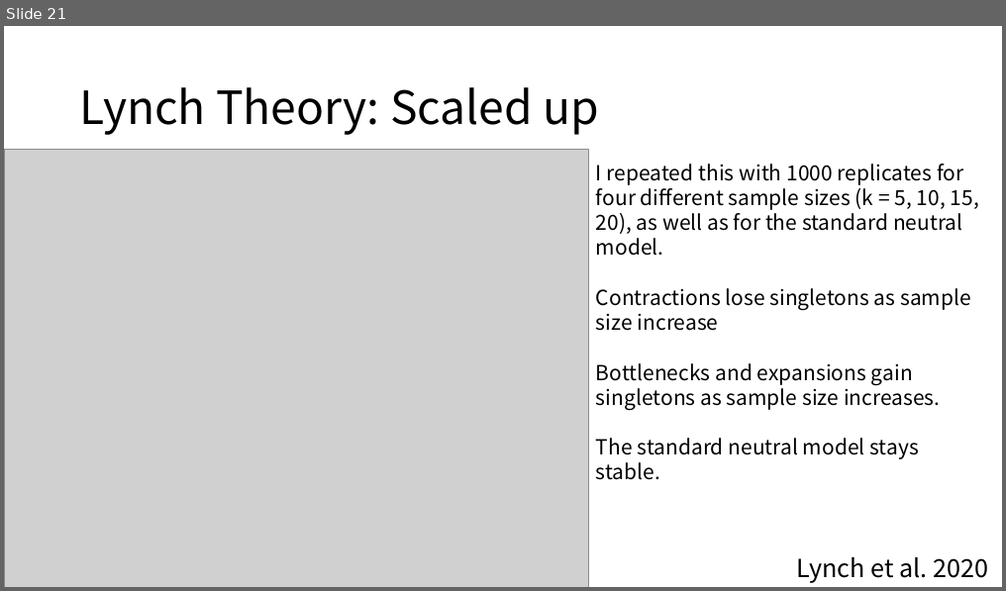
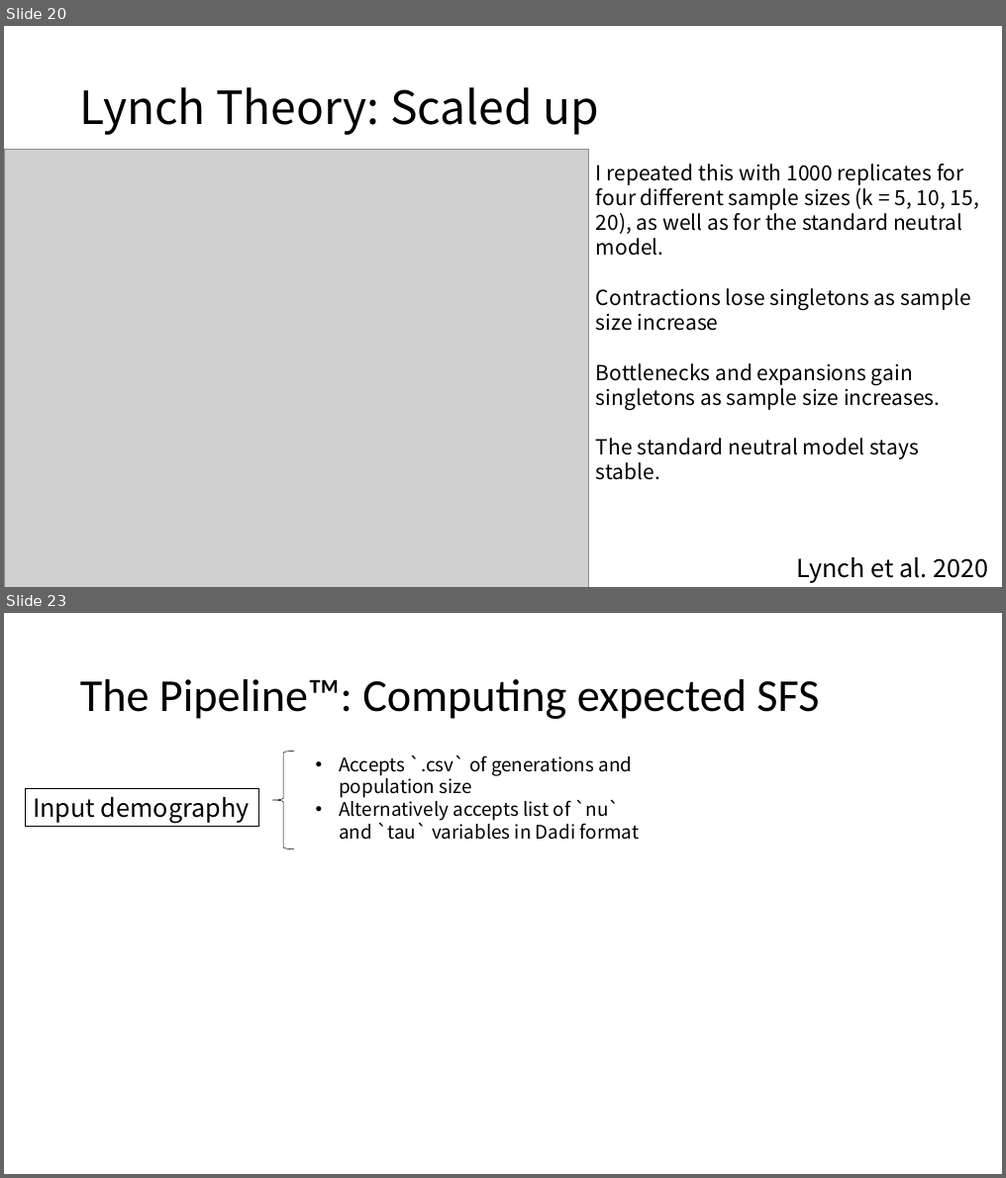
Before and after one commit to jon-mah/sample_size_demography, a slide deck: Summary/20250626_lab_meeting.pptx. Shown one above the other, each under a label of ours: slide 21 before the commit, slides 20 and 23 after it; the slides between them are not shown. The pictures are 1006x591 and 1006x1178 pixels, drawn with LibreOffice and Linux fonts; fonts in the diff are those of the drawing; grey boxes stand for pictures. Boxes give left, top, right and bottom in pixels: in the first picture for what was removed or moved away, otherwise in the second. Text is boxed around its words. In the diff, an @@ line names an element or a change of style, - is before the commit and + after.

Commit message:
dadi simulations script

```diff
--- a/Summary/20250626_lab_meeting.pptx
+++ b/Summary/20250626_lab_meeting.pptx
@@ slide 23 added at bbox=[4, 613, 1002, 1174], background #FFFFFF @@
@@ title added at bbox=[80, 679, 819, 719], 44 pt, text #000000 @@
+The Pipeline™: Computing expected SFS
@@ left brace added at bbox=[272, 751, 294, 849], outline #000000 0.5 pt @@
@@ text added at bbox=[339, 756, 640, 840], 18 pt, text #000000 @@
+• Accepts `.csv` of generations and population size
+• Alternatively accepts list of `nu` and `tau` variables in Dadi format
@@ rectangle added at bbox=[26, 788, 259, 826], outline #000000 0.75 pt, 24 pt, text #000000 @@
+Input demography
@@ what was slide 21 is now slide 20 @@
```
Also in this commit, not shown: 5 slides changed, 35 other slides added, 2 slides removed, 5 other files.
